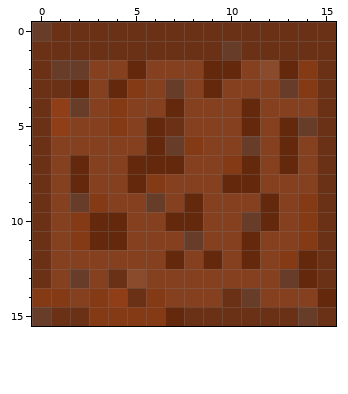
Pixel-art file -- Assets/Sprites/ground-dirt.aseprite. That is the earlier state.
16x16 pixels, 1 frame.
New version:
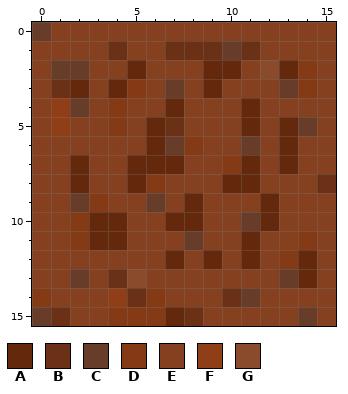
Palette (. is transparent): A #64290d  B #6a3116  C #673d2a  D #853a16  E #854020  F #903e18  G #8a4b2d
Difference:
{"y":0,"x":1,"old":"BBBBBBBBBBBBBBB","new":"EEEEEEEEEEEEEEE"}
{"y":1,"x":0,"old":"BBBB","new":"EEEE"}
{"y":1,"x":5,"old":"BB","new":"EE"}
{"y":1,"x":12,"old":"BBBB","new":"EEEE"}
{"y":2,"x":0,"old":"B","new":"E"}
{"y":2,"x":15,"old":"B","new":"E"}
{"y":3,"x":0,"old":"B","new":"E"}
{"y":3,"x":15,"old":"B","new":"E"}
{"y":4,"x":0,"old":"B","new":"E"}
{"y":4,"x":15,"old":"B","new":"E"}
{"y":5,"x":0,"old":"B","new":"E"}
{"y":5,"x":15,"old":"B","new":"E"}
{"y":6,"x":0,"old":"B","new":"E"}
{"y":6,"x":15,"old":"B","new":"E"}
{"y":7,"x":0,"old":"B","new":"E"}
{"y":7,"x":15,"old":"B","new":"E"}
{"y":8,"x":0,"old":"B","new":"E"}
{"y":9,"x":0,"old":"B","new":"E"}
{"y":9,"x":14,"old":"DB","new":"EE"}
{"y":10,"x":0,"old":"B","new":"E"}
{"y":10,"x":14,"old":"DB","new":"EE"}
{"y":11,"x":0,"old":"B","new":"E"}
{"y":11,"x":15,"old":"B","new":"E"}
{"y":12,"x":0,"old":"B","new":"E"}
{"y":12,"x":15,"old":"B","new":"E"}
{"y":13,"x":0,"old":"B","new":"E"}
{"y":13,"x":15,"old":"B","new":"E"}
{"y":14,"x":1,"old":"D","new":"E"}
{"y":14,"x":3,"old":"D","new":"E"}
{"y":14,"x":15,"old":"A","new":"E"}
{"y":15,"x":2,"old":"BD","new":"EE"}
{"y":15,"x":9,"old":"BBBBB","new":"EEEEE"}
{"y":15,"x":15,"old":"B","new":"E"}
{"label":"changed","picture_box":[32,22,336,326]}
